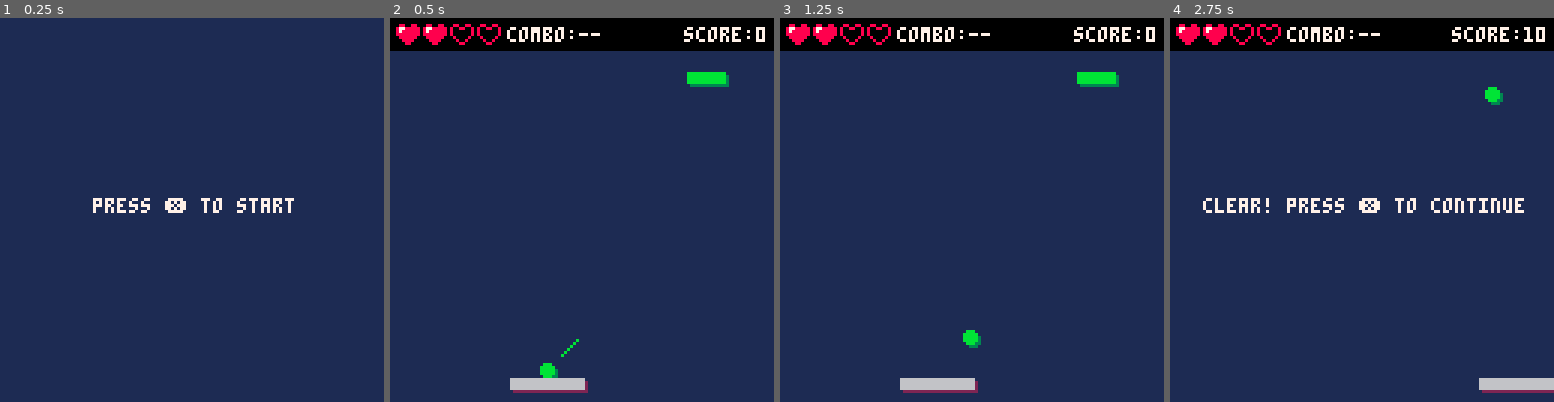
Above: before the commit, frames 1-4 (left to right).
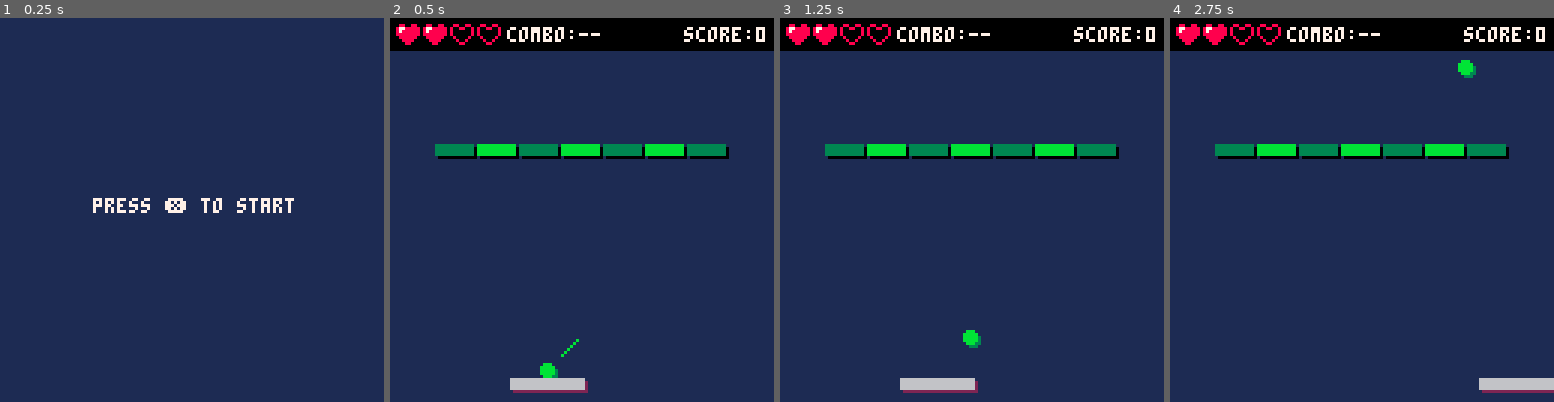
Above: after the commit, the same moments.

Repository: mattmuroya/pico-8
Game: PICO-8 cartridge carts/breakout/breakout.p8
Two runs of this game, one before a commit and one after it. Both use one fixed random seed, a clock stepped at 60 frames per second and the inputs below.
Inputs:
- Up to frame 1 (0.25 s): no input
- Up to frame 2 (0.5 s): tap X (X key) at 0.33 s
- Up to frame 3 (1.25 s): tap X (X key) at 1.07 s
- Up to frame 4 (2.75 s): hold Right 1.6-2.1 s; tap X (X key) at 1.85 s; hold Right from 2.47 s (still down)

Frame 1 is identical in both runs. In frame 2, 3.3% of the frame differs, in the area x 11-89%, y 14-37%; in frame 3, 3.3%; in frame 4, 4.8%, in the area x 8-95%, y 2-51%.

Commit message:
Brick types part I

Diff:
--- a/carts/breakout/breakout.p8
+++ b/carts/breakout/breakout.p8
@@ -5,17 +5,22 @@
 
 function _init()
     mode = "start"
-    -- btn_released = false
     levels = {
+        -- brick types
+        --     - 0: space
+        --     - 1: basic
+        --     - 2: thicc bricc
+        --     - 3: indestructible (to-do)
+        --     - 4: exploding (to-do)
+        --     - 5: powerup (to-do)
+
         -- level 1
         {
-            -- {0,0,0,0,0,0,0,0,0},
-            -- {0,1,1,1,1,1,1,1,0},
-            -- {0,1,1,1,1,1,1,1,0},
-            -- {0,1,1,1,1,1,1,1,0},
-            -- {0,1,1,1,1,1,1,1,0},
-            -- {0,1,1,1,1,1,1,1,0},
-            {0,0,0,0,0,0,0,1,0}
+            {0,0,0,0,0,0,0,0,0},
+            {0,0,0,0,0,0,0,0,0},
+            {0,0,0,0,0,0,0,0,0},
+            {0,0,0,0,0,0,0,0,0},
+            {0,2,1,2,1,2,1,2,0},
         },
         -- level 2
         {
@@ -49,7 +54,6 @@
     if mode == "win" then update_win() end
     if mode == "over" then update_over() end
     if mode == "game" then update_game() end
-    -- btn_released = false
 end
 
 function _draw()
@@ -198,31 +202,24 @@
 
     -- collide ball with bricks
     local first_hit = true
-    local cleared = true
     for brick in all(bricks) do
-        if brick.visible then
-            if collide(ball, brick) and first_hit then
-                if deflect_x(ball,brick) then
-                    ball.dx = -ball.dx
-                else
-                    ball.dy = -ball.dy
-                end
-                if multiplier == 0 then
-                    multiplier = 1
-                elseif multiplier < 8 then
-                    multiplier *= 2
-                end
-                score += 10 * (multiplier > 0 and multiplier or 1)
-                brick.visible = false
-                first_hit = false
-                sfx(3)
-            else
-                cleared = false
+        if collide(ball, brick) and first_hit and brick.hp > 0 then
+            if deflect_x(ball,brick) then ball.dx = -ball.dx
+            else ball.dy = -ball.dy
             end
-        end
-    end
-
-    if cleared then
+
+            if multiplier == 0 then multiplier = 1
+            elseif multiplier < 8 then multiplier *= 2
+            end
+
+            score += 10 * (multiplier > 0 and multiplier or 1)
+            brick.hp -= 1
+            first_hit = false
+            sfx(3)
+        end
+    end
+
+    if level_clear() then
         level += 1
         mode = level > #levels and "win" or "clear"
     end
@@ -269,19 +266,19 @@
                 18 + (i - 1) * 6,
                 13,
                 4,
-                levels[level][i][j] == 1
+                levels[level][i][j] -- hp
             )
         end
     end
 end
 
-function make_brick(x, y, w, h, v)
+function make_brick(x, y, w, h, hp)
     add(bricks, {
         x = x,
         y = y,
         w = w,
         h = h,
-        visible = v
+        hp = hp or 0
     })
 end
 
@@ -293,6 +290,13 @@
             or ball.x - (rect.x + rect.w) > ball.r + 1
             -- to-do: reject collision if ball at corner outside radius
     )
+end
+
+function level_clear()
+    for brick in all(bricks) do
+        if brick.hp > 0 then return false end
+    end
+    return true
 end
 
 function deflect_x(ball, rect)
@@ -396,9 +400,9 @@
     print(score_str, 126 - #score_str * 4, 3, 7)
 
     for brick in all(bricks) do
-        if brick.visible then
-            rectfill(brick.x+1, brick.y+1, brick.x + brick.w, brick.y + brick.h, 3)
-            rectfill(brick.x, brick.y, brick.x + brick.w - 1, brick.y + brick.h - 1, 11)
+        if brick.hp > 0 then
+            rectfill(brick.x+1, brick.y+1, brick.x + brick.w, brick.y + brick.h, 0)
+            rectfill(brick.x, brick.y, brick.x + brick.w - 1, brick.y + brick.h - 1, brick.hp == 1 and 11 or 3)
         end
     end
 
